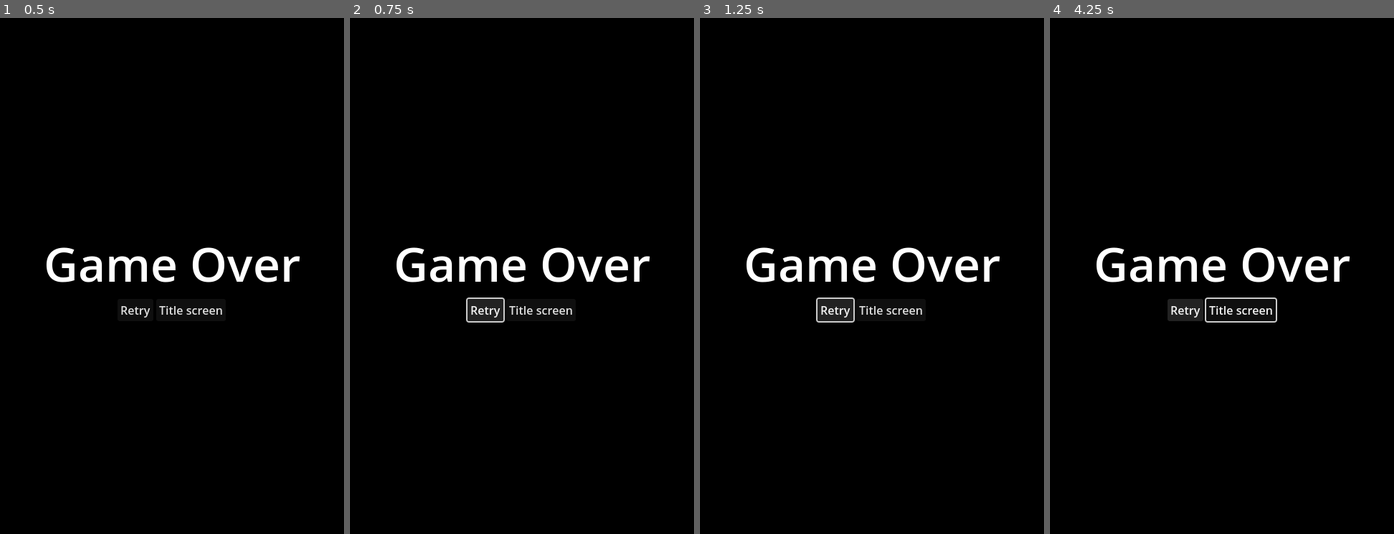
Above: before the commit, frames 1-4 (left to right).
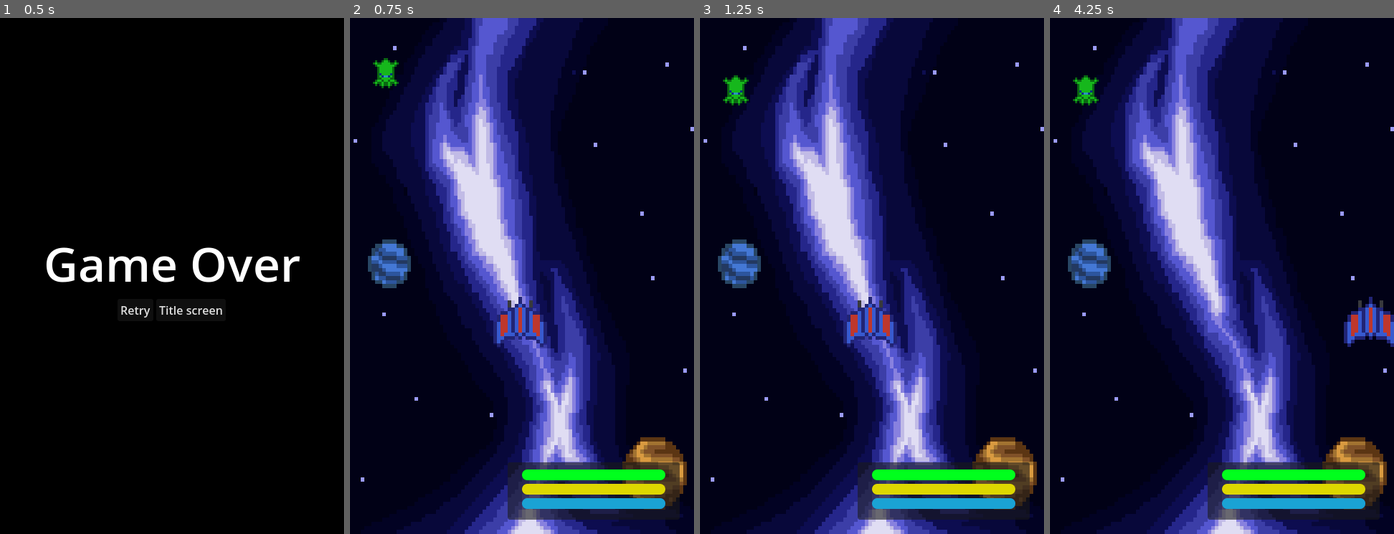
Above: after the commit, the same moments.

Repository: senshi1500/JuegoDeNaves
Game: Godot game, scene res://Menu/game_over_screen.tscn
Same seed, same stepped clock (60 frames per second), same inputs: the game is played once before the commit and once after it. This scene is started directly instead of the project's main scene. The engine's default icon, where the game draws it, is replaced by a stand-in: a white triangle on a blue panel in a dark square.
Inputs (mouse positions are in pixels of both pictures, inside the frame that each line leads up to):
- Up to frame 1 (0.5 s): no input
- Up to frame 2 (0.75 s): click "Retry" at 0.5 s
- Up to frame 3 (1.25 s): no input
- Up to frame 4 (4.25 s): click (1242, 312) at 1.25 s, where only the run before the commit has a clickable "Title screen"; click (1184, 312) at 2 s, where only the run before the commit has a clickable "Retry"; click (1184, 312) at 2.75 s, where only the run before the commit has a clickable "Retry"; tap Enter at 3.5 s; hold Right (right) from 3.53 s (still down); tap L (Disparo) at 3.6 s

Frame 1 is identical in both runs. In frame 2, 56% of the frame differs, in the area x 1-100%, y 0-100%; in frame 3, 56%; in frame 4, 57%.

Commit message:
add_GameOverScreen
Game Over Screen added and fixit the colision Blue bullet

Diff:
--- a/Menu/BlueBullets.gd
+++ b/Menu/BlueBullets.gd
@@ -9,7 +9,7 @@
 
 # Called when the node enters the scene tree for the first time.
 func _ready():
-	pass # Replace with function body.
+	desactive()
 
 
 # Called every frame. 'delta' is the elapsed time since the previous frame.
--- a/Menu/Enemy.gd
+++ b/Menu/Enemy.gd
@@ -30,3 +30,7 @@
 func _on_area_2d_body_entered(body):
 	if body.is_in_group("Player"):
 		body.get_damage(10)
+
+
+func _on_tree_exited():
+	queue_free()
--- a/Menu/Enemy.tscn
+++ b/Menu/Enemy.tscn
@@ -32,4 +32,5 @@
 
 [node name="Marker2D" type="Marker2D" parent="."]
 
+[connection signal="tree_exited" from="." to="." method="_on_tree_exited"]
 [connection signal="body_entered" from="Area2D" to="." method="_on_area_2d_body_entered"]
--- a/Menu/blue_bullets.tscn
+++ b/Menu/blue_bullets.tscn
@@ -49,7 +49,7 @@
 
 [node name="Bullet1" type="Area2D" parent="."]
 position = Vector2(50, 50)
-collision_layer = 4
+collision_layer = 0
 collision_mask = 4
 
 [node name="Sprite2D" type="Sprite2D" parent="Bullet1"]
--- a/Menu/game_over_screen.gd
+++ b/Menu/game_over_screen.gd
@@ -1,5 +1,7 @@
 extends Control
 
+var scene_menu = load("res://Menu/menu_principal.tscn")
+var scene_space = load("res://Menu/space.tscn")
 
 # Called when the node enters the scene tree for the first time.
 func _ready():
@@ -9,3 +11,10 @@
 # Called every frame. 'delta' is the elapsed time since the previous frame.
 func _process(delta):
 	pass
+
+func _on_button_title_pressed():
+	get_tree().change_scene_to_packed(scene_menu)
+
+
+func _on_button_retry_pressed():
+	get_tree().change_scene_to_packed(scene_space)
--- a/Menu/game_over_screen.tscn
+++ b/Menu/game_over_screen.tscn
@@ -34,10 +34,13 @@
 layout_mode = 2
 alignment = 1
 
-[node name="Button" type="Button" parent="BoxContainer/VBoxContainer/HBoxContainer"]
+[node name="ButtonRetry" type="Button" parent="BoxContainer/VBoxContainer/HBoxContainer"]
 layout_mode = 2
 text = "Retry"
 
-[node name="Button2" type="Button" parent="BoxContainer/VBoxContainer/HBoxContainer"]
+[node name="ButtonTitle" type="Button" parent="BoxContainer/VBoxContainer/HBoxContainer"]
 layout_mode = 2
 text = "Title screen"
+
+[connection signal="pressed" from="BoxContainer/VBoxContainer/HBoxContainer/ButtonRetry" to="." method="_on_button_retry_pressed"]
+[connection signal="pressed" from="BoxContainer/VBoxContainer/HBoxContainer/ButtonTitle" to="." method="_on_button_title_pressed"]
--- a/Menu/nave.gd
+++ b/Menu/nave.gd
@@ -1,6 +1,8 @@
 extends CharacterBody2D
 
 #region variables
+var scene_game_over = load("res://Menu/game_over_screen.tscn")
+
 const BULLET = preload("res://Menu/bulet.tscn")
 const BULLET_ORANGE = preload("res://Menu/bullet_orange.tscn")
 const BULLET_RED = preload("res://Menu/bullet_red.tscn")
@@ -142,7 +144,9 @@
 		print("daño al jugador", d)
 		life-=d
 		if life<=0:
-			queue_free()
+			get_tree().change_scene_to_packed(scene_game_over)
 		I_frames()
 
+
+
 #endregion
--- a/Menu/space.tscn
+++ b/Menu/space.tscn
@@ -31,8 +31,13 @@
 position = Vector2(250, -300)
 
 [node name="ParallaxBackground" type="ParallaxBackground" parent="."]
+scroll_offset = Vector2(0, 20)
+scroll_base_offset = Vector2(0, 20)
+scroll_limit_begin = Vector2(0, 600)
+scroll_limit_end = Vector2(0, 600)
 
 [node name="ParallaxLayer" type="ParallaxLayer" parent="ParallaxBackground"]
+motion_offset = Vector2(0, 20)
 
 [node name="Sprite2D" type="Sprite2D" parent="ParallaxBackground/ParallaxLayer"]
 texture_filter = 1
@@ -40,6 +45,14 @@
 texture = ExtResource("4_m7omp")
 centered = false
 hframes = 4
+
+[node name="Sprite2D2" type="Sprite2D" parent="ParallaxBackground/ParallaxLayer"]
+texture_filter = 1
+position = Vector2(240, -320)
+scale = Vector2(5, 5)
+texture = ExtResource("4_m7omp")
+hframes = 4
+frame = 1
 
 [node name="Area2DVertical" type="StaticBody2D" parent="."]
 collision_layer = 3
